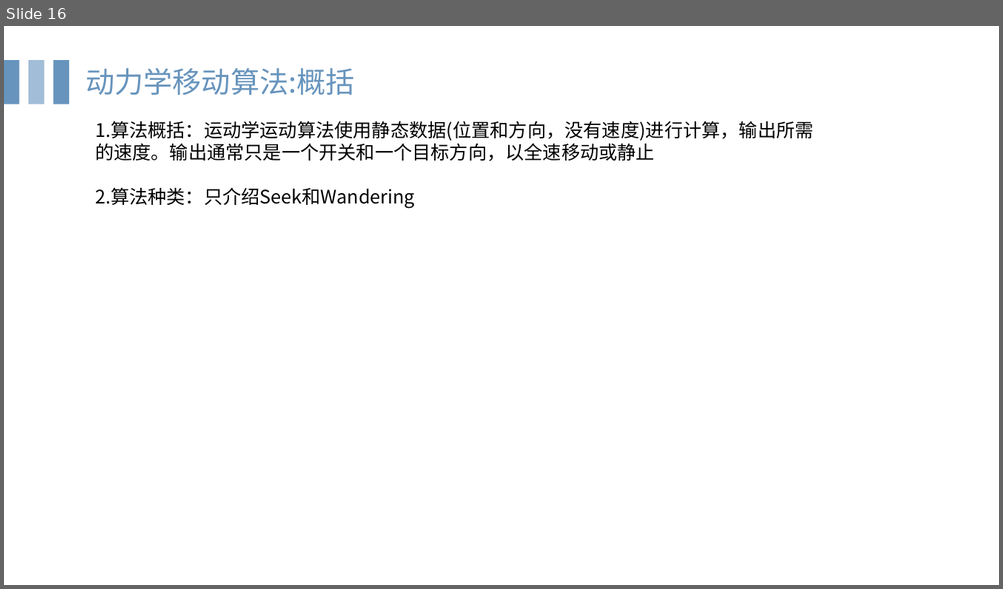
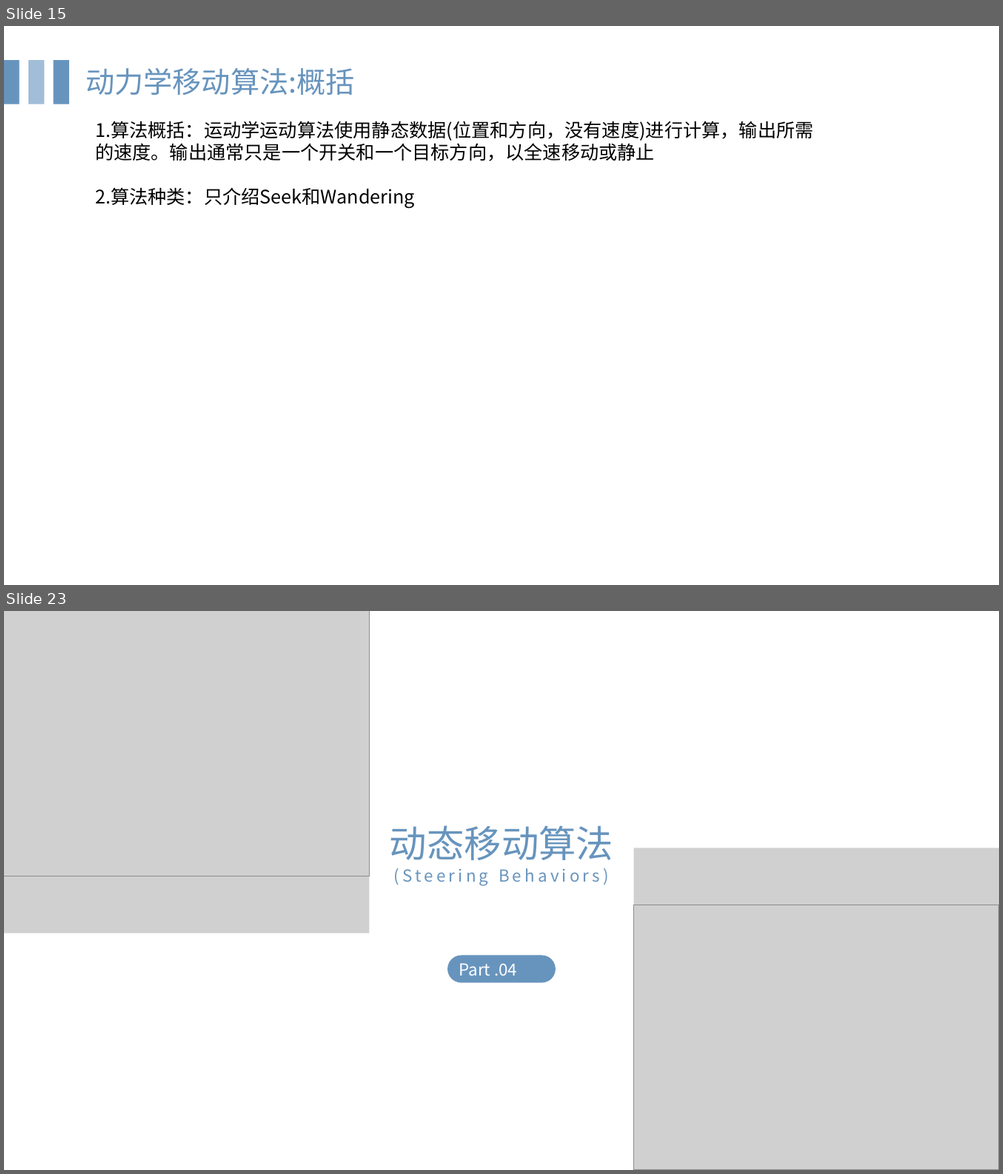
Before and after one commit to HongYD/AIForGames, a slide deck: MovementAI.pptx. Shown one above the other, each under a label of ours: slide 16 before the commit, slides 15 and 23 after it; the slides between them are not shown. The pictures are 1003x589 and 1003x1174 pixels, drawn with LibreOffice and Linux fonts; fonts in the diff are those of the drawing; grey boxes stand for pictures. Boxes give left, top, right and bottom in pixels: in the first picture for what was removed or moved away, otherwise in the second. Text is boxed around its words. In the diff, an @@ line names an element or a change of style, - is before the commit and + after.

```diff
--- a/MovementAI.pptx
+++ b/MovementAI.pptx
@@ slide 23 added at <box>4,611,999,1170</box>, background #FFFFFF @@
@@ picture added at <box>4,611,370,934</box> @@
@@ picture added at <box>4,611,370,876</box> @@
@@ text added at <box>390,826,613,886</box>, 16 pt, text #6794BD @@
+动态移动算法
+(Steering Behaviors)
@@ picture added at <box>634,849,999,1170</box> @@
@@ picture added at <box>634,906,999,1170</box> @@
@@ rounded rectangle added at <box>447,956,555,983</box>, fill #6794BD, 16 pt, text #FFFFFF @@
+Part .04
@@ what was slide 16 is now slide 15 @@
```
Also in this commit, not shown: 4 slides changed, 6 other slides added.
